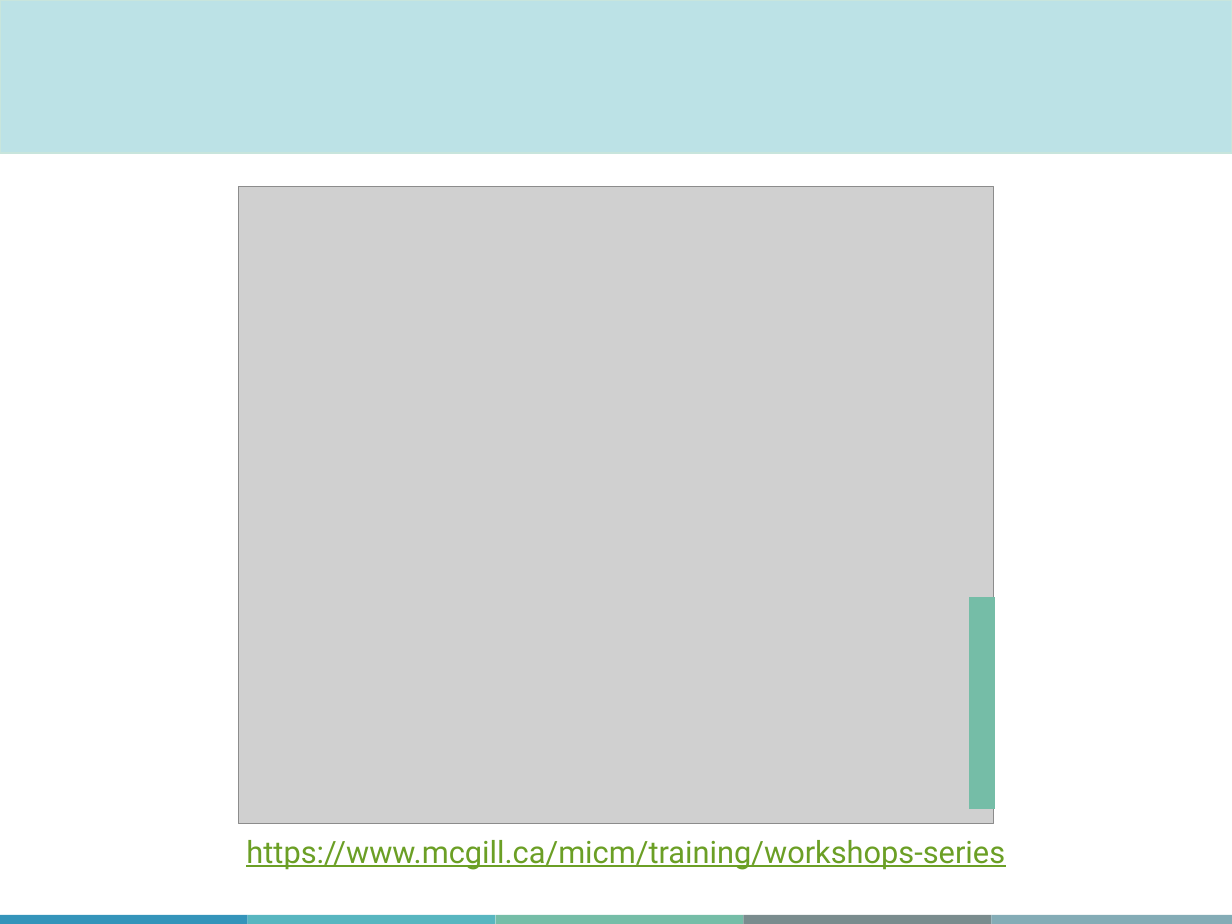
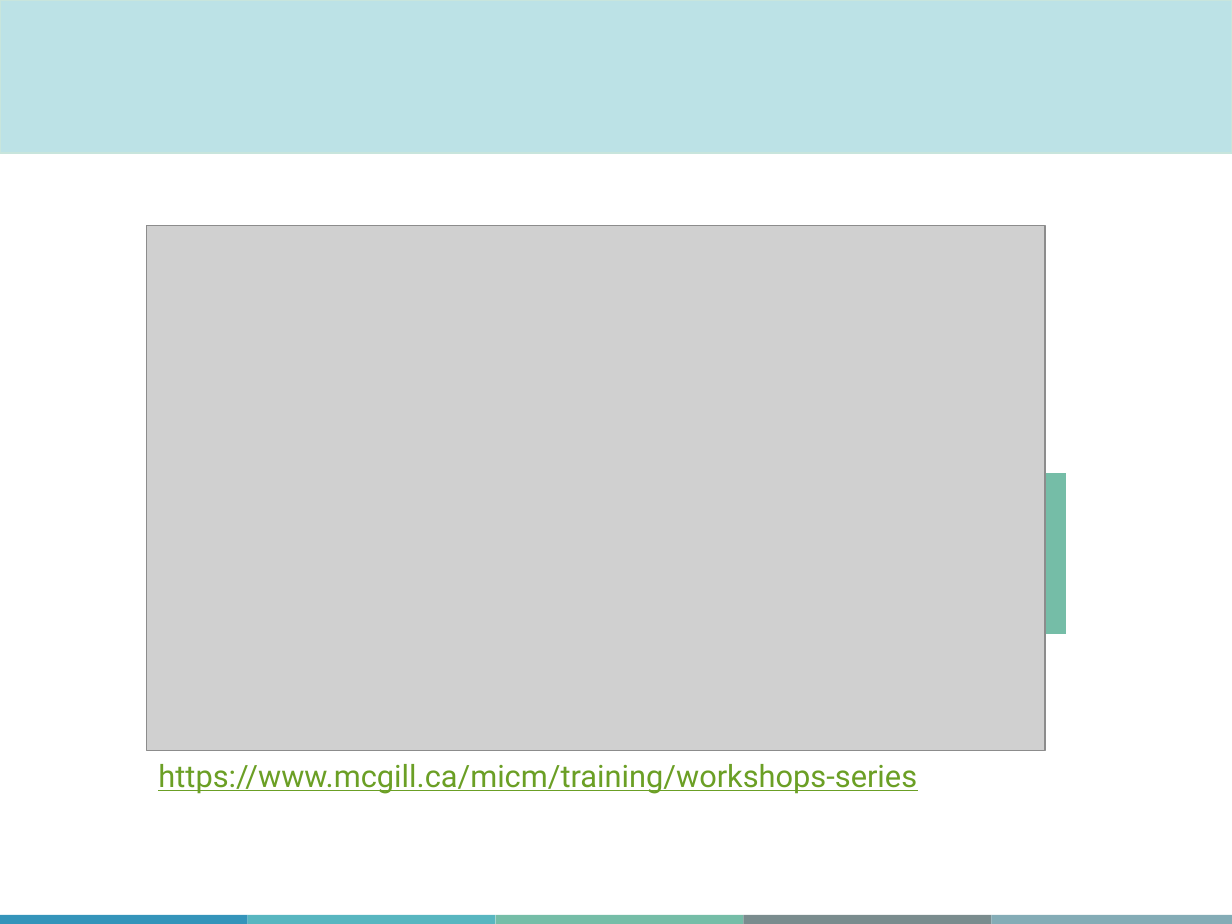
Before and after one commit to MJousse/IntroRacademic, a slide deck: slide 4 of slides/MiCM_IntroToR.pptx. Drawn at 1232x924 pixels with LibreOffice and Linux fonts; fonts in the diff are those of the drawing; grey boxes stand for pictures; background and template pictures are left out. Boxes give left, top, right and bottom in pixels: in the first picture for what was removed or moved away, otherwise in the second. Text is boxed around its words. In the diff, an @@ line names an element or a change of style, - is before the commit and + after.

```diff
--- a/slides/MiCM_IntroToR.pptx
+++ b/slides/MiCM_IntroToR.pptx
@@ picture: place and size @@
-picture at bbox=[238, 186, 993, 824]
+picture at bbox=[147, 225, 1045, 750]
@@ rectangle: place and size @@
-rectangle at bbox=[971, 598, 994, 808]
+rectangle at bbox=[1041, 474, 1064, 633]
@@ text "https://www.mcgill.ca/micm/training/workshops-series": place and size @@
-text "https://www.mcgill.ca/micm/training/workshops-series" at bbox=[246, 840, 1005, 870]
+text "https://www.mcgill.ca/micm/training/workshops-series" at bbox=[158, 764, 917, 794]
```
Also in this commit, not shown: 7 other slides changed, 4 slides added, 4 slides removed, 54 other files.
